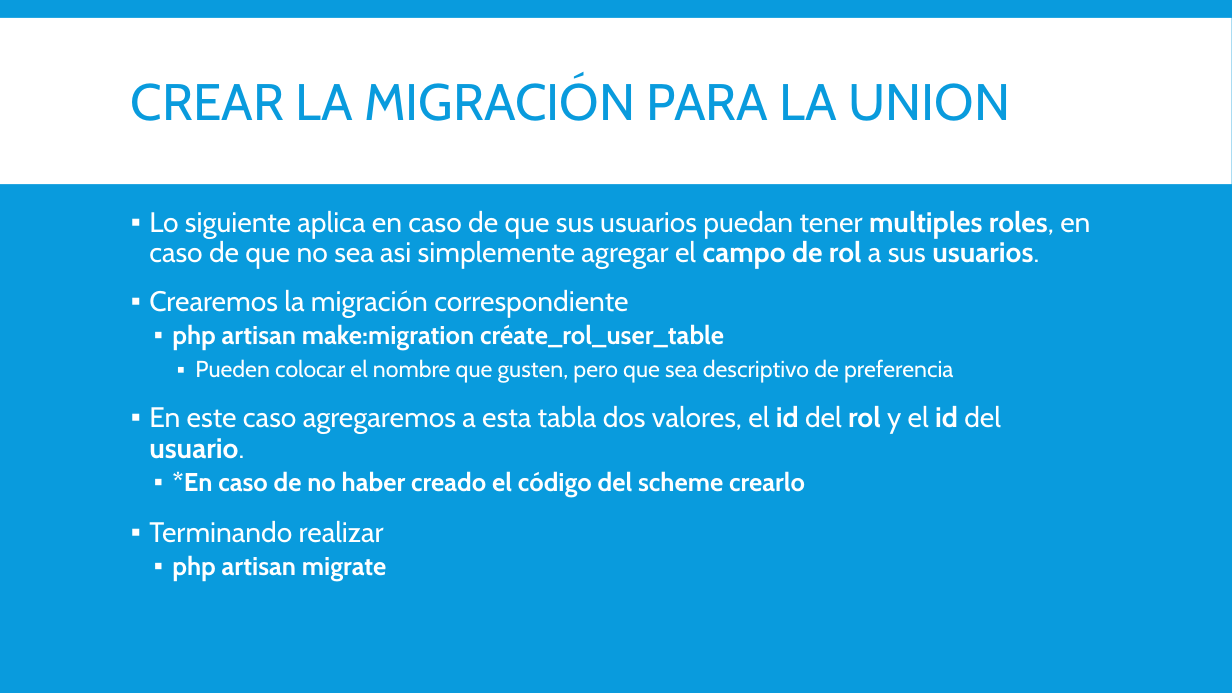
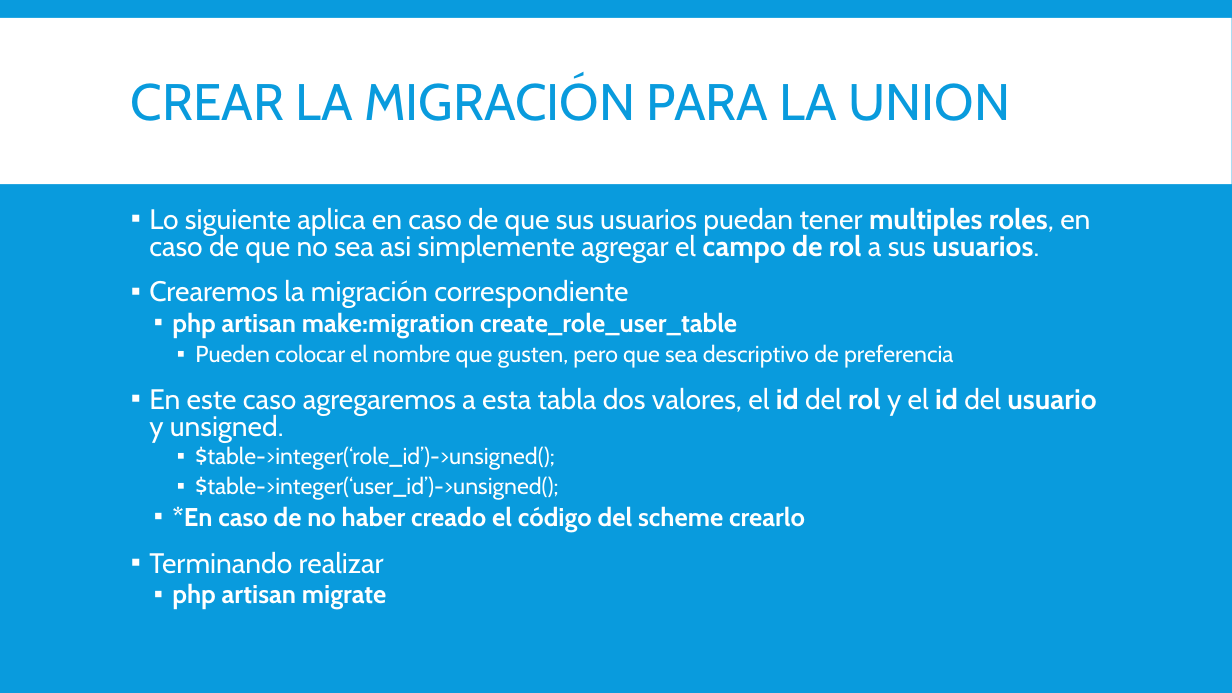
Before and after one commit to magoclown/PAPW2, a slide deck: slide 5 of Presentaciones/Creacion de Roles.pptx. Drawn at 1232x693 pixels with LibreOffice and Linux fonts; fonts in the diff are those of the drawing. Boxes give left, top, right and bottom in pixels: in the first picture for what was removed or moved away, otherwise in the second. Text is boxed around its words. In the diff, an @@ line names an element or a change of style, - is before the commit and + after.

Commit message:
Actualizacion de Creacion de Roles y se agrega proteccion CSRF

```diff
--- a/Presentaciones/Creacion de Roles.pptx
+++ b/Presentaciones/Creacion de Roles.pptx
@@ text at <box>149,207,1090,609</box>: line spacing 0.9 to 0.8 @@
@@ text at <box>172,312,737,337</box>: text changed @@
-  ▪ php artisan make:migration créate_rol_user_table
+  ▪ php artisan make:migration create_role_user_table
@@ text at <box>149,387,1096,500</box>: text changed; size 22 to 18 pt @@
-▪ En este caso agregaremos a esta tabla dos valores, el id del rol y el id del usuario.
+▪ En este caso agregaremos a esta tabla dos valores, el id del rol y el id del usuario y unsigned.
+    ▪ $table->integer(‘role_id’)->unsigned();
+    ▪ $table->integer(‘user_id’)->unsigned();
```
Also in this commit, not shown: 6 other slides changed, 1 slide added, 1 other file.
